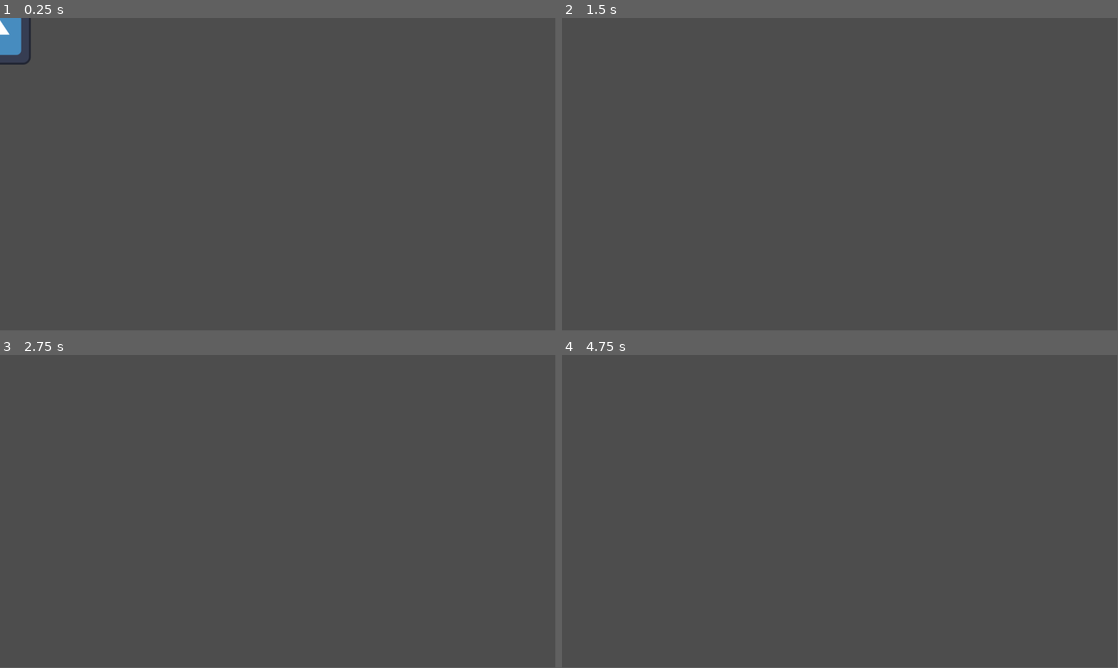
Above: before the commit, frames 1-4 (two rows, left to right).
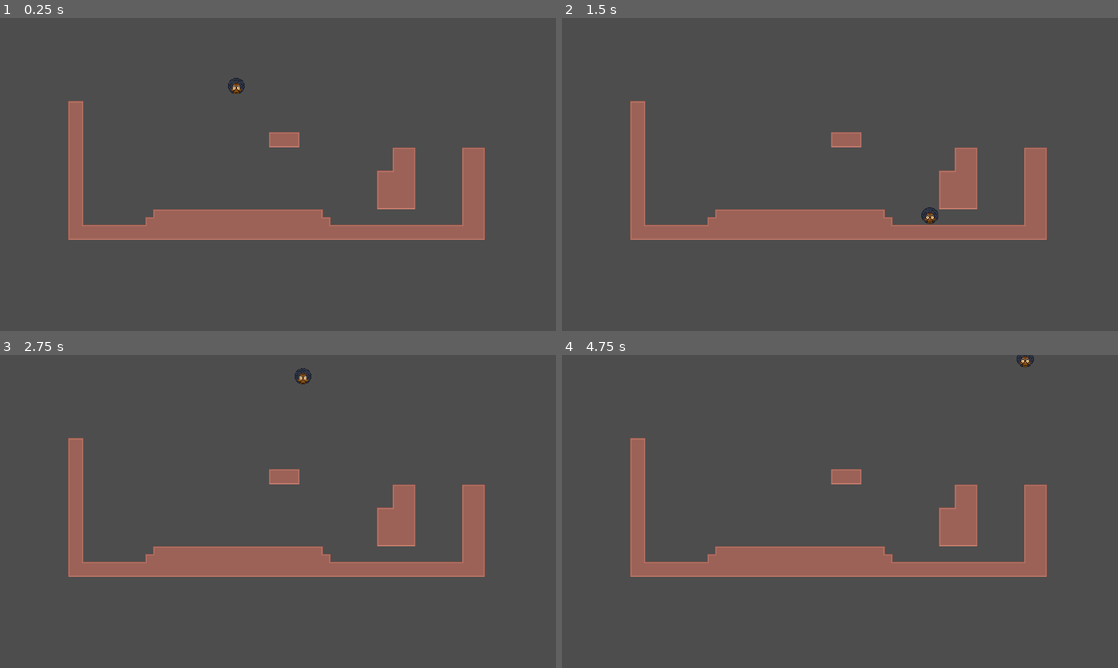
Above: after the commit, the same moments.

Repository: Lolmaniaco/little-gamedevs
Game: Godot game, scene res://scenes/test_world.tscn
Two runs of this game, one before a commit and one after it. Both use one fixed random seed, a clock stepped at 60 frames per second and the inputs below. Before the commit the project starts from res://scenes/player.tscn. The engine's default icon, where the game draws it, is replaced by a stand-in: a white triangle on a blue panel in a dark square.
Inputs:
- Up to frame 1 (0.25 s): no input
- Up to frame 2 (1.5 s): hold D (move_right) from 0.53 s (still down); tap Space (jump) at 0.6, 0.77, 1.07, 1.35 s
- Up to frame 3 (2.75 s): tap Space (jump) at 1.52, 1.82, 2.1 s; release D (move_right) at 2.03 s; hold A (move_left) from 2.03 s (still down)
- Up to frame 4 (4.75 s): release A (move_left) at 2.78 s; hold D (move_right) 2.78-4.28 s; tap Space (jump) at 2.85, 3.02, 3.32, 3.6, 3.77, 4.07, 4.35, 4.52 s; tap Enter at 4.25 s; hold A (move_left) from 4.28 s (still down)
In our replay, the window is 799x449 before the commit and 800x450 after it. These sizes can differ from the game's own. Grey fills any space a smaller window leaves; there, only what the larger window draws over its background counts as a difference.

The runs differ from the first frame. In frame 1, 9.4% of the frame differs, in the area x 0-88%, y 0-71%; in frame 2, 8.9%; in frame 3, 8.9%; in frame 4, 8.9%.

Commit message:
Added jump
Añadido sprite y opción de saltar

Diff:
--- a/project.godot
+++ b/project.godot
@@ -11,9 +11,13 @@
 [application]
 
 config/name="Little-gamedevs"
-run/main_scene="res://scenes/player.tscn"
+run/main_scene="res://scenes/test_world.tscn"
 config/features=PackedStringArray("4.2", "Forward Plus")
 config/icon="res://icon.svg"
+
+[display]
+
+window/stretch/mode="canvas_items"
 
 [file_customization]
 
--- /dev/null
+++ b/scenes/fall.gd
@@ -0,0 +1,21 @@
+extends State
+
+@export var idle_state: State
+@export var move_state: State
+
+
+
+func process_physics(delta: float) -> State:
+	parent.velocity.y += gravity * delta
+	var movement = get_movement_input() * move_speed
+
+	if movement != 0:
+		animations.flip_h = movement < 0
+	parent.velocity.x = movement
+	parent.move_and_slide()
+
+	if parent.is_on_floor():
+		if movement != 0:
+			return move_state
+		return idle_state
+	return null
--- a/scenes/player.tscn
+++ b/scenes/player.tscn
@@ -1,17 +1,19 @@
-[gd_scene load_steps=9 format=3 uid="uid://bqsodl2pngc4o"]
+[gd_scene load_steps=11 format=3 uid="uid://bqsodl2pngc4o"]
 
 [ext_resource type="Script" path="res://scripts/player.gd" id="1_v254h"]
-[ext_resource type="Texture2D" uid="uid://cu61xvf2jooym" path="res://icon.svg" id="2_e26ot"]
+[ext_resource type="Texture2D" uid="uid://dm334xvutshwu" path="res://assets/textures/char/player/head-reformatted.png" id="2_hpuvd"]
 [ext_resource type="PackedScene" uid="uid://drmg3mgdl4b4h" path="res://scenes/state_machine/state_machine.tscn" id="3_0qvud"]
 [ext_resource type="Script" path="res://scripts/idle.gd" id="4_a722k"]
 [ext_resource type="Script" path="res://scripts/player_movement.gd" id="4_apx5e"]
-[ext_resource type="Script" path="res://scenes/move.gd" id="5_aw1gv"]
+[ext_resource type="Script" path="res://scripts/move.gd" id="5_loo4u"]
+[ext_resource type="Script" path="res://scripts/jump.gd" id="6_6r4xq"]
+[ext_resource type="Script" path="res://scenes/fall.gd" id="7_s5amj"]
 
 [sub_resource type="SpriteFrames" id="SpriteFrames_bsofa"]
 animations = [{
 "frames": [{
 "duration": 1.0,
-"texture": ExtResource("2_e26ot")
+"texture": ExtResource("2_hpuvd")
 }],
 "loop": true,
 "name": &"idle",
@@ -25,22 +27,39 @@
 script = ExtResource("1_v254h")
 
 [node name="movement_animations" type="AnimatedSprite2D" parent="."]
+scale = Vector2(0.3, 0.3)
 sprite_frames = SubResource("SpriteFrames_bsofa")
 animation = &"idle"
 
 [node name="CollisionShape2D" type="CollisionShape2D" parent="."]
+scale = Vector2(0.3, 0.3)
 shape = SubResource("RectangleShape2D_3tk3i")
 
 [node name="movement_state_machine" parent="." node_paths=PackedStringArray("starting_state") instance=ExtResource("3_0qvud")]
 starting_state = NodePath("idle")
 
-[node name="idle" type="Node" parent="movement_state_machine" node_paths=PackedStringArray("move_state")]
+[node name="idle" type="Node" parent="movement_state_machine" node_paths=PackedStringArray("fall_state", "jump_state", "move_state")]
 script = ExtResource("4_a722k")
+fall_state = NodePath("../fall")
+jump_state = NodePath("../jump")
 move_state = NodePath("../move")
 
-[node name="move" type="Node" parent="movement_state_machine" node_paths=PackedStringArray("idle_state")]
-script = ExtResource("5_aw1gv")
+[node name="move" type="Node" parent="movement_state_machine" node_paths=PackedStringArray("fall_state", "idle_state", "jump_state")]
+script = ExtResource("5_loo4u")
+fall_state = NodePath("../fall")
 idle_state = NodePath("../idle")
+jump_state = NodePath("../jump")
+
+[node name="jump" type="Node" parent="movement_state_machine" node_paths=PackedStringArray("fall_state", "idle_state", "move_state")]
+script = ExtResource("6_6r4xq")
+fall_state = NodePath("../fall")
+idle_state = NodePath("../idle")
+move_state = NodePath("../move")
+
+[node name="fall" type="Node" parent="movement_state_machine" node_paths=PackedStringArray("idle_state", "move_state")]
+script = ExtResource("7_s5amj")
+idle_state = NodePath("../idle")
+move_state = NodePath("../move")
 
 [node name="player_movement" type="Node" parent="."]
 script = ExtResource("4_apx5e")
--- a/scenes/test_world.tscn
+++ b/scenes/test_world.tscn
@@ -6,6 +6,7 @@
 [node name="Test World" type="Node2D"]
 
 [node name="First Test Level" parent="." instance=ExtResource("1_snq05")]
+position = Vector2(493, 428)
 
 [node name="player" parent="." instance=ExtResource("2_4e40x")]
-position = Vector2(2, -102)
+position = Vector2(489, 108)
--- /dev/null
+++ b/scripts/jump.gd
@@ -0,0 +1,30 @@
+extends State
+
+@export var fall_state: State
+@export var idle_state: State
+@export var move_state: State
+
+@export var jump_force: float = 900.0
+
+func enter() -> void:
+	super() #usa las funciones del parent
+	parent.velocity.y = -jump_force
+
+func process_physics(delta: float) -> State:
+	parent.velocity.y += gravity * delta
+	if parent.velocity.y > 0:
+		return fall_state
+
+	var movement = get_movement_input() * move_speed
+
+	if movement != 0:
+		animations.flip_h = movement < 0
+	parent.velocity.x = movement
+	parent.move_and_slide()
+
+	if parent.is_on_floor():
+		if movement != 0:
+			return move_state
+		return idle_state
+
+	return null
--- a/scripts/state_machine/state_machine.gd
+++ b/scripts/state_machine/state_machine.gd
@@ -1,7 +1,7 @@
 extends Node
 
 @export var starting_state: State
-@export var current_state: State
+var current_state: State
 
 
 # Initialize the state machine by giving each child state a reference to the
@@ -29,13 +29,16 @@
 	var new_state = current_state.process_physics(delta)
 	if new_state:
 		change_state(new_state)
+		print(new_state)
 
 func process_input(event: InputEvent) -> void:
 	var new_state = current_state.process_input(event)
 	if new_state:
 		change_state(new_state)
+		print(new_state)
 
 func process_frame(delta: float) -> void:
 	var new_state = current_state.process_frame(delta)
 	if new_state:
 		change_state(new_state)
+		print(new_state)
Binary file added: assets/textures/char/player/head-reformatted.png
Not shown, added: assets/textures/char/player/head-reformatted.png.import
Not shown, added: assets/textures/char/player/head.png.import
Renamed: scenes/move.gd -> scripts/move.gd
